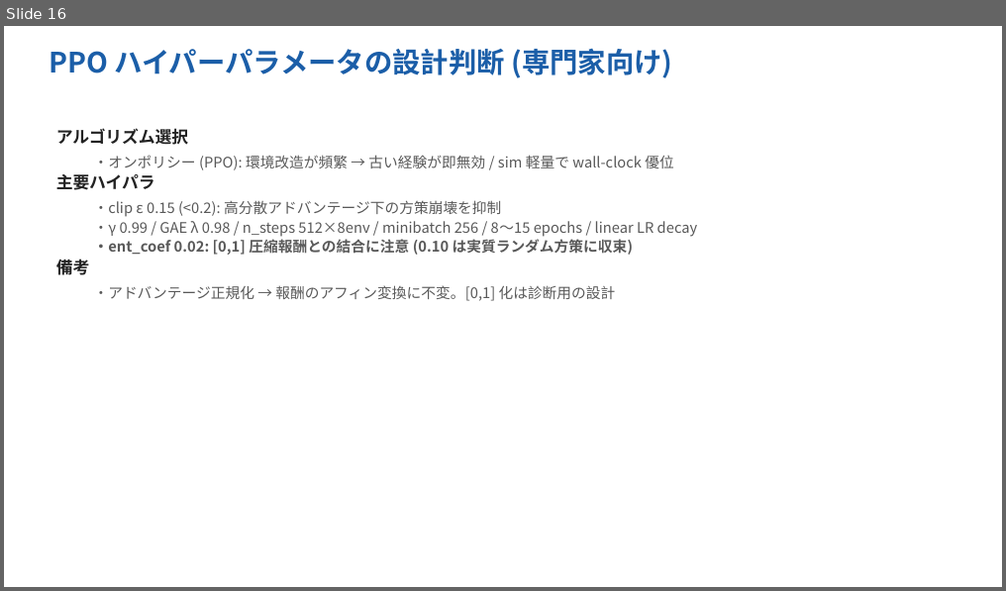
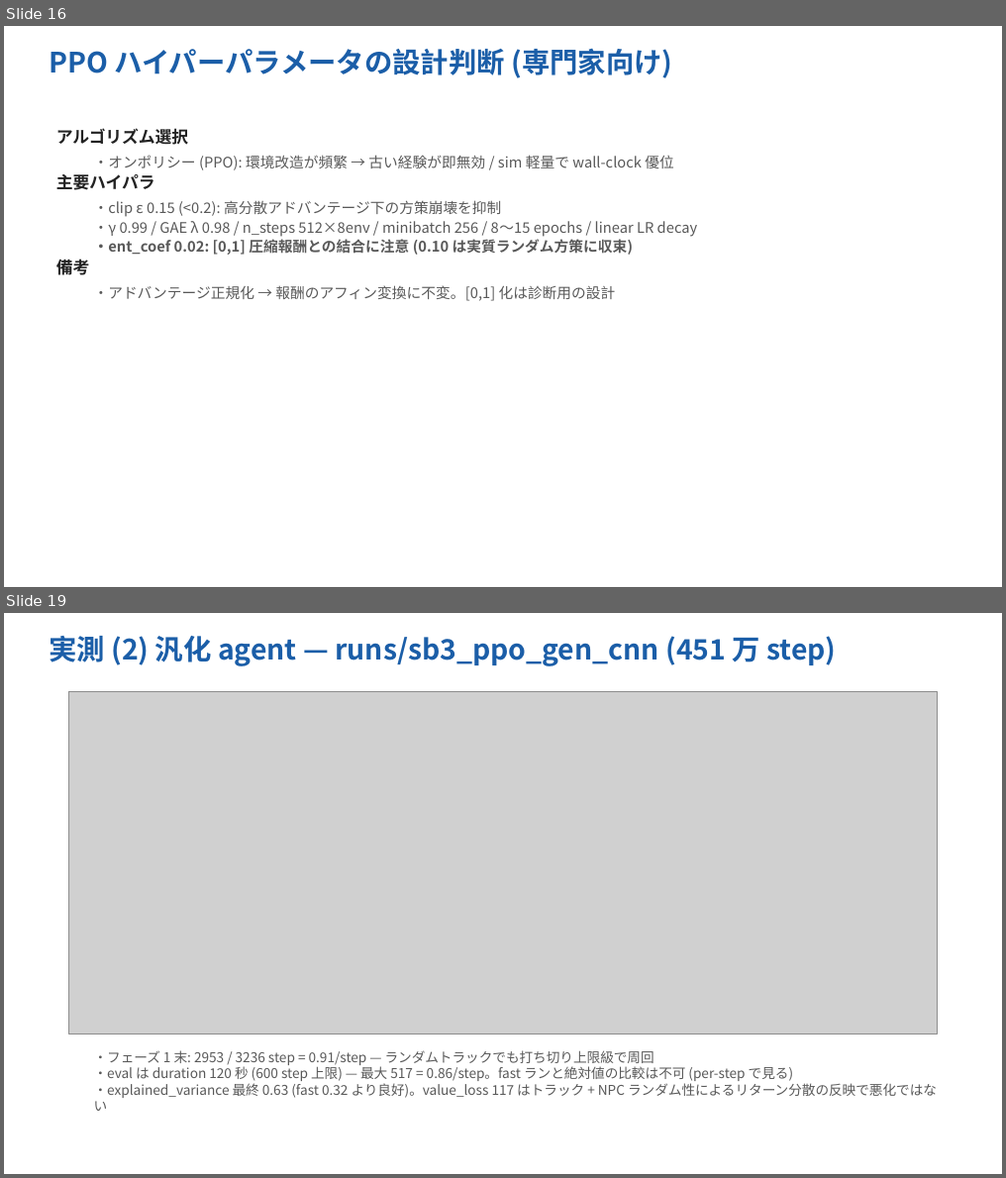
Before and after one commit to Evergarden0101/CircuitAgents, a slide deck: docs/CircuitAgents_intro_ja.pptx. Shown one above the other, each under a label of ours: slide 16 before the commit, slides 16 and 19 after it; the slides between them are not shown. The pictures are 1006x591 and 1006x1178 pixels, drawn with LibreOffice and Linux fonts; fonts in the diff are those of the drawing; grey boxes stand for pictures. Boxes give left, top, right and bottom in pixels: in the first picture for what was removed or moved away, otherwise in the second. Text is boxed around its words. In the diff, an @@ line names an element or a change of style, - is before the commit and + after.

```diff
--- a/docs/CircuitAgents_intro_ja.pptx
+++ b/docs/CircuitAgents_intro_ja.pptx
@@ slide 19 added at [4, 613, 1002, 1174], background #FFFFFF @@
@@ text added at [49, 636, 836, 666], 27 pt, text #1B5EA8, bold @@
+実測 (2) 汎化 agent — runs/sb3_ppo_gen_cnn (451 万 step)
@@ picture added at [68, 691, 937, 1035] @@
@@ text added at [94, 1051, 937, 1111], 13 pt, text #595959 @@
+  ・フェーズ 1 末: 2953 / 3236 step = 0.91/step — ランダムトラックでも打ち切り上限級で周回
+  ・eval は duration 120 秒 (600 step 上限) — 最大 517 = 0.86/step。fast ランと絶対値の比較は不可 (per-step で見る)
+  ・explained_variance 最終 0.63 (fast 0.32 より良好)。value_loss 117 はトラック + NPC ランダム性によるリターン分散の反映で悪化ではない
```
Also in this commit, not shown: 2 other slides added, 6 other files.
